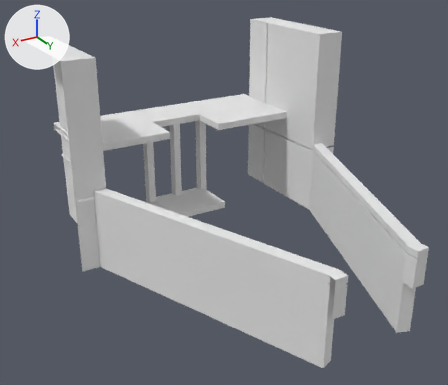
The Blender file Assets/models/cave/room02/room02d.blend as it was, and as the next commit left it.
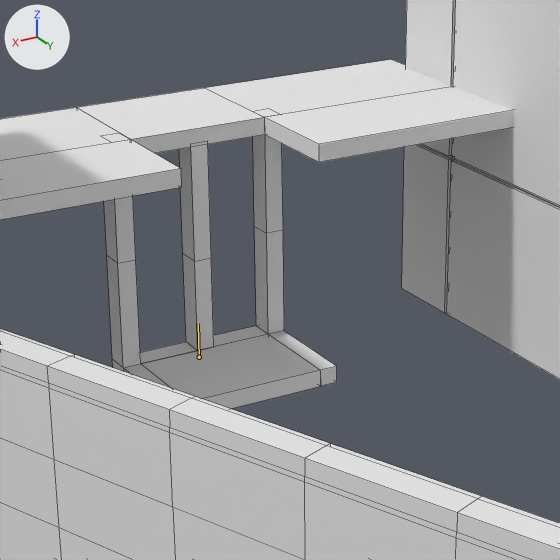
Each version appears first whole from a camera (50 mm lens) standing at (-114.54, -44.68, 14.82) and looking at (-133.04, -75.5, -0.59), and next in a close-up on the part from 24% to 68% of the width and 19% to 70% of the height. The lights are fixed; the arrows at upper left show +X, +Y and +Z. Both versions are drawn at frame 21 of the action 'room02d_lift_down'; the numbers are the values there. The bones that bend it are drawn over the model as lines in the close-ups. The close-ups show mesh edges as thin lines.

In view in the first close-up: 'half_wall.003', 'lift_frame', 'lift_platform', 'pilons.000', 'platform.000'.
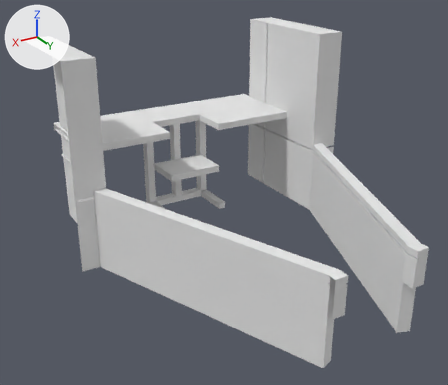
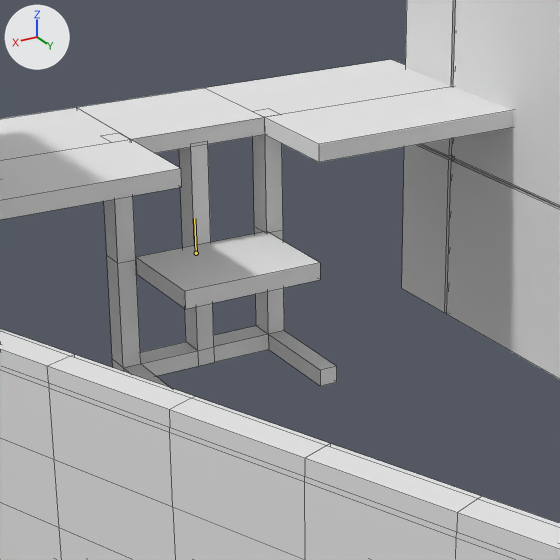
Pixel boxes [x1, y1, x2, y2] of what changed, in the close-ups (560 x 560 px):
'lift_platform', posed
    before: [142, 334, 321, 409]
    after: [136, 231, 320, 309]
bone 'room02d_lift_bone', root to tip
    before: (199, 357) to (198, 323)
    after: (196, 253) to (194, 218)

The change, as a list of edits to the scene's bpy script:
```text
Change bone_room02d_lift_bone:
    where bone_room02d_lift_bone = bpy.data.objects['room02d_lift_armature'].pose.bones['room02d_lift_bone']
    bone_room02d_lift_bone.location: (0.0, 0.0, 0.0) -> (0.0, 3.067, 0.0)
```
